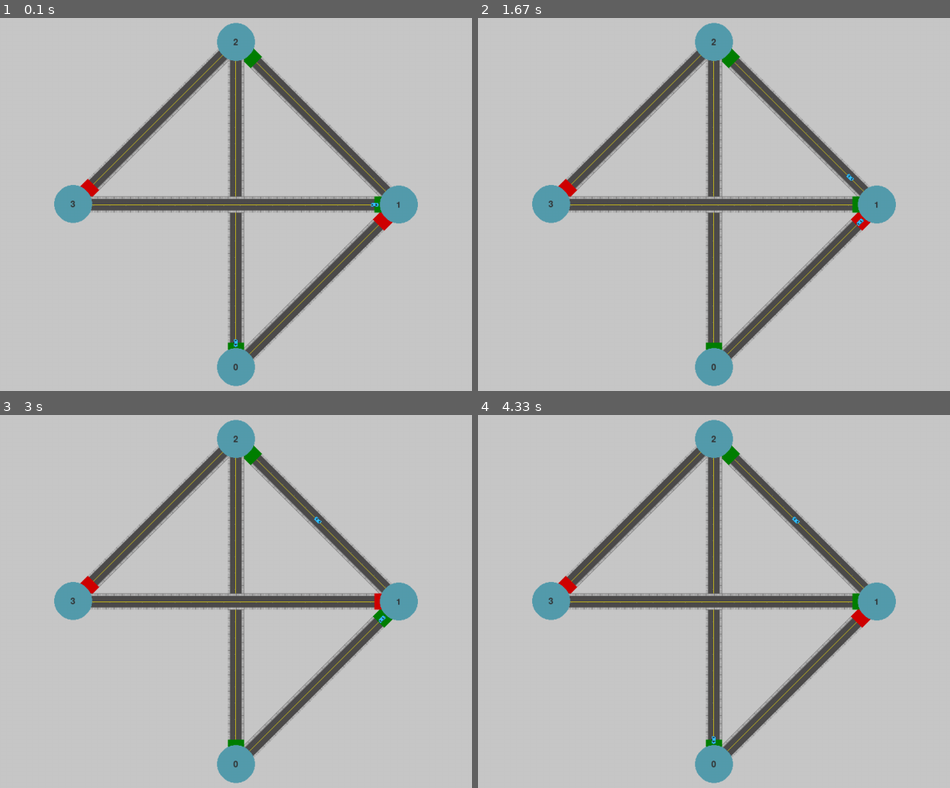
Above: before the commit, frames 1-4 (two rows, left to right).
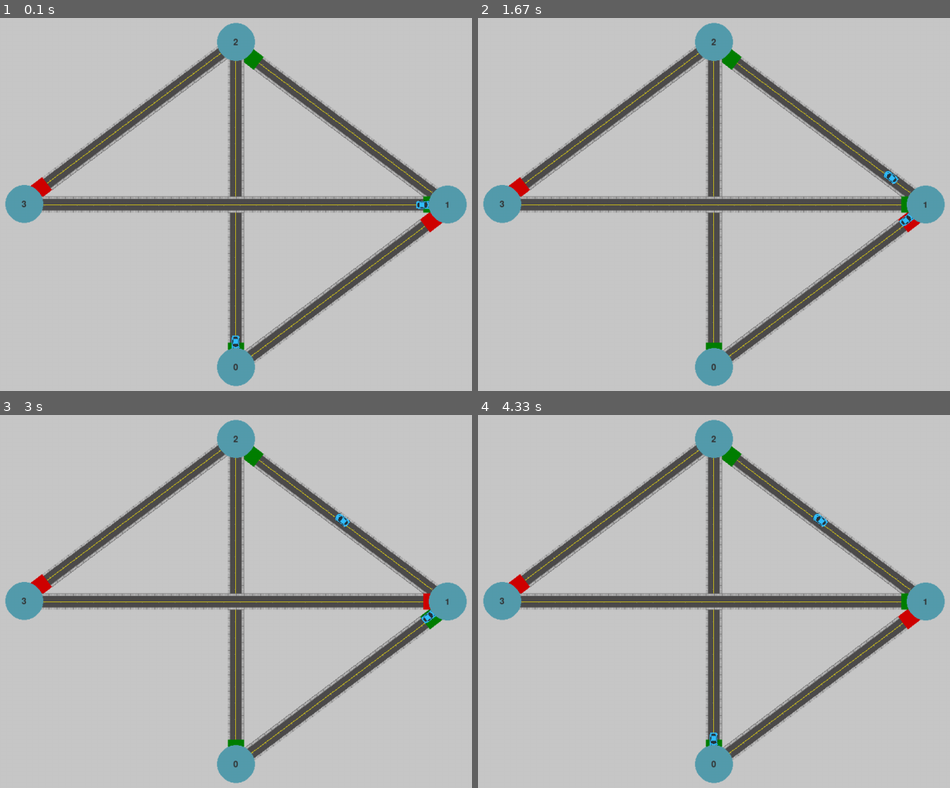
Above: after the commit, the same moments.

Repository: fernandorego/feup-iart-traffic-signaling
Game: pygame game, started from traffic_signaling/src/main.py
Same seed, same stepped clock (60 frames per second), same inputs: the game is played once before the commit and once after it.
Inputs:
- Up to frame 1 (0.1 s): no input
- Up to frame 2 (1.67 s): no input
- Up to frame 3 (3 s): no input
- Up to frame 4 (4.33 s): no input

The runs differ from the first frame. In frame 1, 12% of the frame differs, in the area x 0-100%, y 7-93%; in frame 2, 12%; in frame 3, 12%; in frame 4, 12%.

Commit message:
Increase car and map size

Diff:
--- a/traffic_signaling/src/controller/city_controller.py
+++ b/traffic_signaling/src/controller/city_controller.py
@@ -27,7 +27,7 @@
         angle = 0
         rotation_angle = (2 * math.pi) / intersections_no
         for id, intersection in self.city.intersections.items():
-            intersection.set_pos(center[0] + math.sin(angle)*radius,
+            intersection.set_pos(center[0] + math.sin(angle)*radius*1.3,
                                  center[1] + math.cos(angle)*radius)
 
             angle += rotation_angle
--- a/traffic_signaling/src/view/city_viewer.py
+++ b/traffic_signaling/src/view/city_viewer.py
@@ -5,8 +5,8 @@
 INTERSECTION_COLOR = (85, 156, 173)
 TEXT_COLOR = (50, 50, 50)
 BLOCKSIZE = 30
-CAR_LEN = 15
-CAR_WIDTH = 10
+CAR_LEN = 30
+CAR_WIDTH = 20
 GREEN = (0, 255, 0)
 RED = (255, 0, 0)
 
